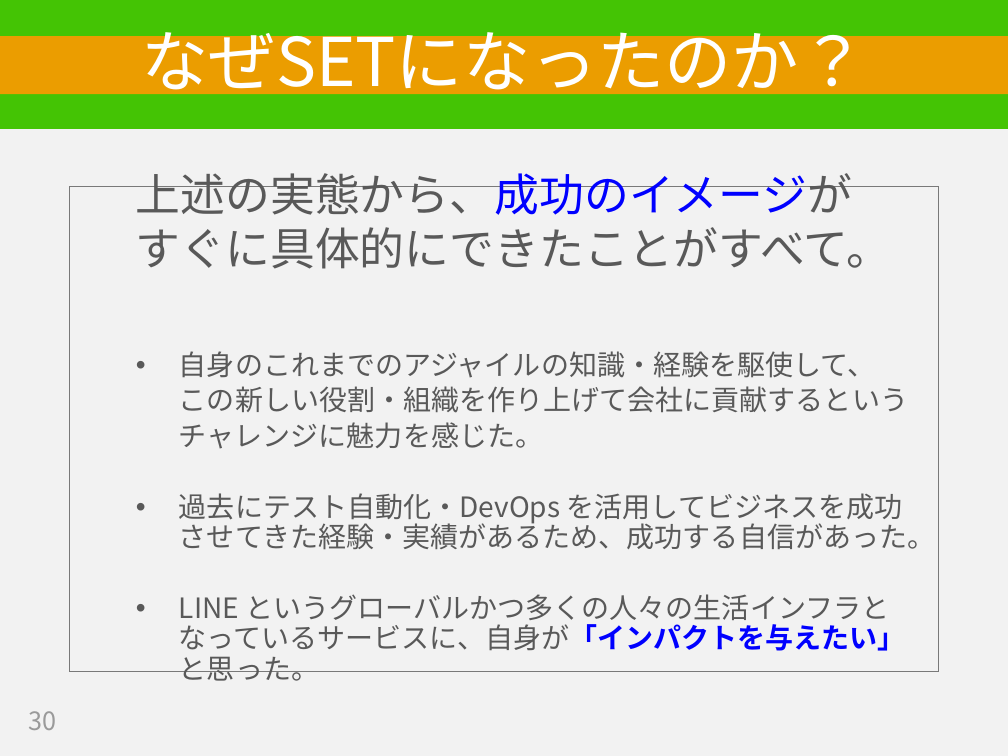
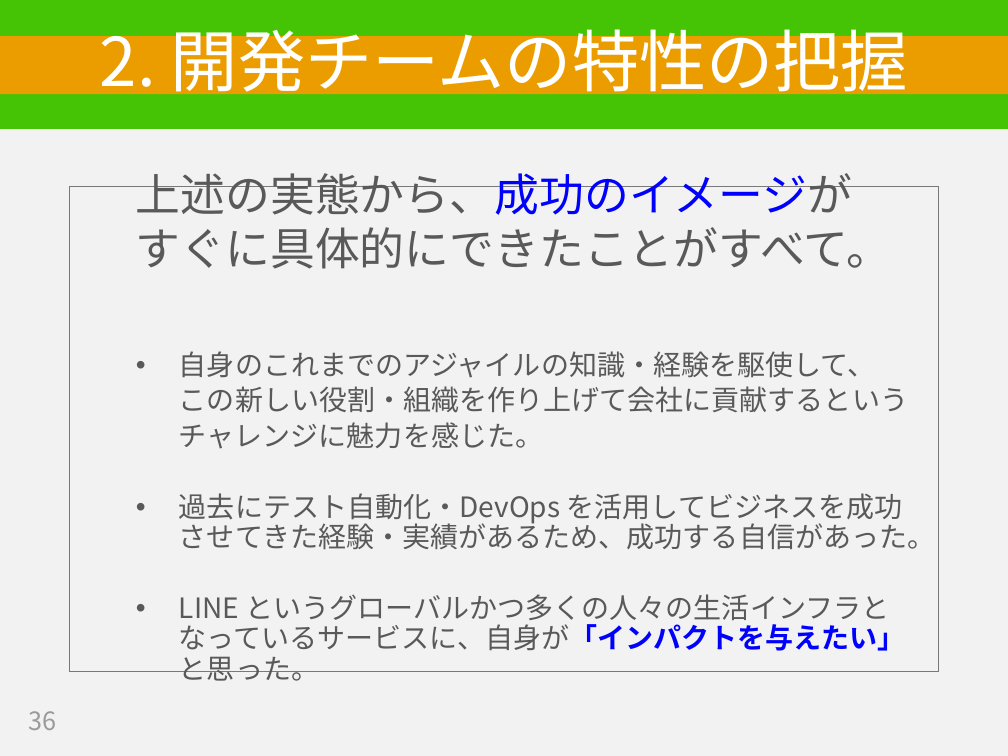
Before and after one commit to hageyahhoo/RSGT2018, a slide deck: slide 36 of SET_at_LINE_ja.pptx (slide 30 before the commit). Drawn at 1008x756 pixels with LibreOffice and Linux fonts; fonts in the diff are those of the drawing. Boxes give left, top, right and bottom in pixels: in the first picture for what was removed or moved away, otherwise in the second. Text is boxed around its words. In the diff, an @@ line names an element or a change of style, - is before the commit and + after.

```diff
--- a/SET_at_LINE_ja.pptx
+++ b/SET_at_LINE_ja.pptx
@@ title at bbox=[100, 18, 908, 103]: text changed @@
-なぜSETになったのか？
+2. 開発チームの特性の把握
@@ page number at bbox=[28, 711, 56, 730]: text changed @@
-30
+36
```
Also in this commit, not shown: 6 other slides changed, 11 slides added, 1 slide removed.
